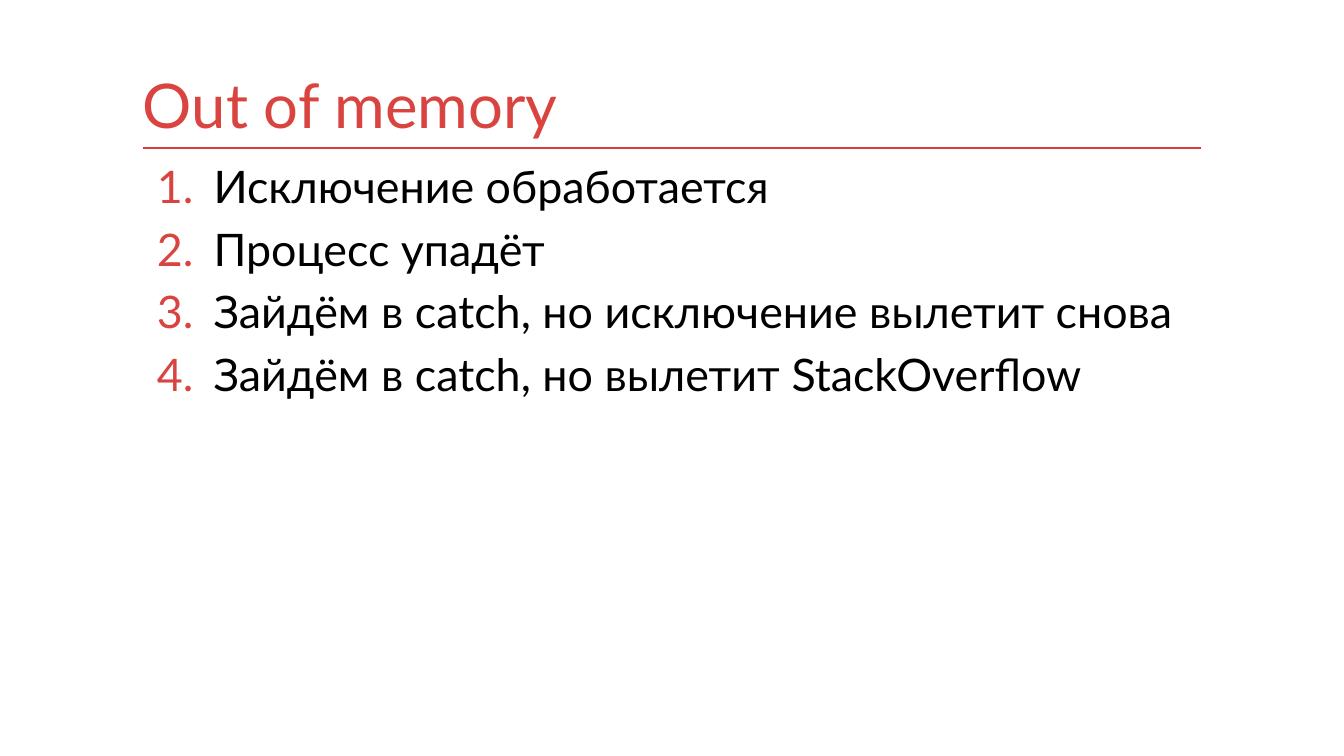
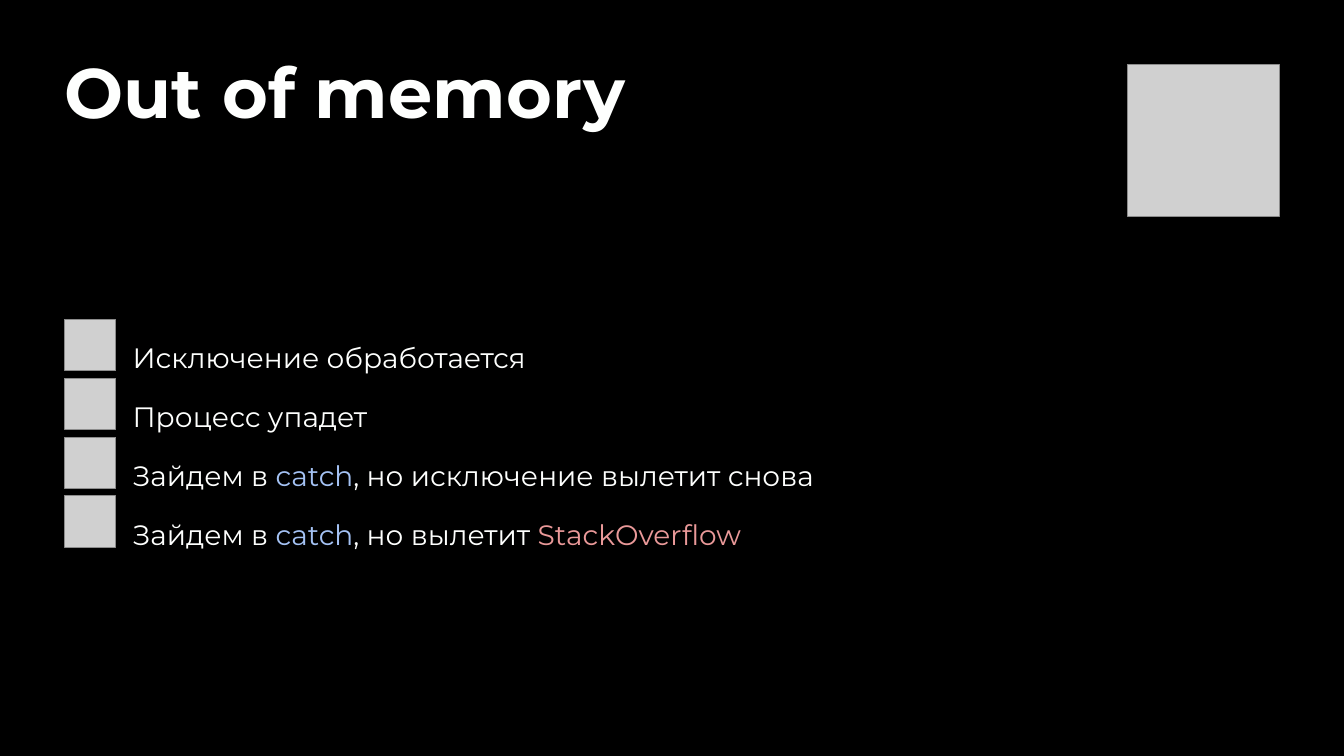
Before and after one commit to kontur-courses/exceptions, a slide deck: slide 38 of exceptions.pptx. Drawn at 1344x756 pixels with LibreOffice and Linux fonts; fonts in the diff are those of the drawing; grey boxes stand for pictures. Boxes give left, top, right and bottom in pixels: in the first picture for what was removed or moved away, otherwise in the second. Text is boxed around its words. In the diff, an @@ line names an element or a change of style, - is before the commit and + after.

```diff
--- a/exceptions.pptx
+++ b/exceptions.pptx
@@ background #FFFFFF to #000000 @@
@@ title "Out of memory": place and size @@
-title "Out of memory" at (143,83,557,139)
+title "Out of memory" at (65,65,625,132)
@@ title "Out of memory" at (65,65,625,132): size 44 to 50 pt, font Lato to Montserrat, text colour #D94440 to #FEFFFE, bold on; line spacing 1 to 0.8; vertical alignment bottom to top @@
@@ picture added at (1127,65,1279,217) @@
@@ line removed from (143, 148) to (1202, 148) @@
@@ text removed at (214,170,1172,399) @@
-1. Исключение обработается
-2. Процесс упадёт
-3. Зайдём в catch, но исключение вылетит снова
-4. Зайдём в catch, но вылетит StackOverflow
@@ picture added at (65,320,116,371) @@
@@ text added at (133,347,526,374), 20 pt, text #FEFFFE @@
+Исключение обработается
@@ picture added at (65,378,116,430) @@
@@ text added at (133,407,367,433), 20 pt, text #FEFFFE @@
+Процесс упадет
@@ picture added at (65,438,116,489) @@
@@ text added at (133,465,814,490), 20 pt, text #FEFFFE @@
+Зайдем в catch, но исключение вылетит снова
@@ picture added at (65,496,116,547) @@
@@ text added at (133,524,741,549), 20 pt, text #FEFFFE @@
+Зайдем в catch, но вылетит StackOverflow
```
Also in this commit, not shown: 41 other slides changed, 1 slide added, 1 slide removed.
